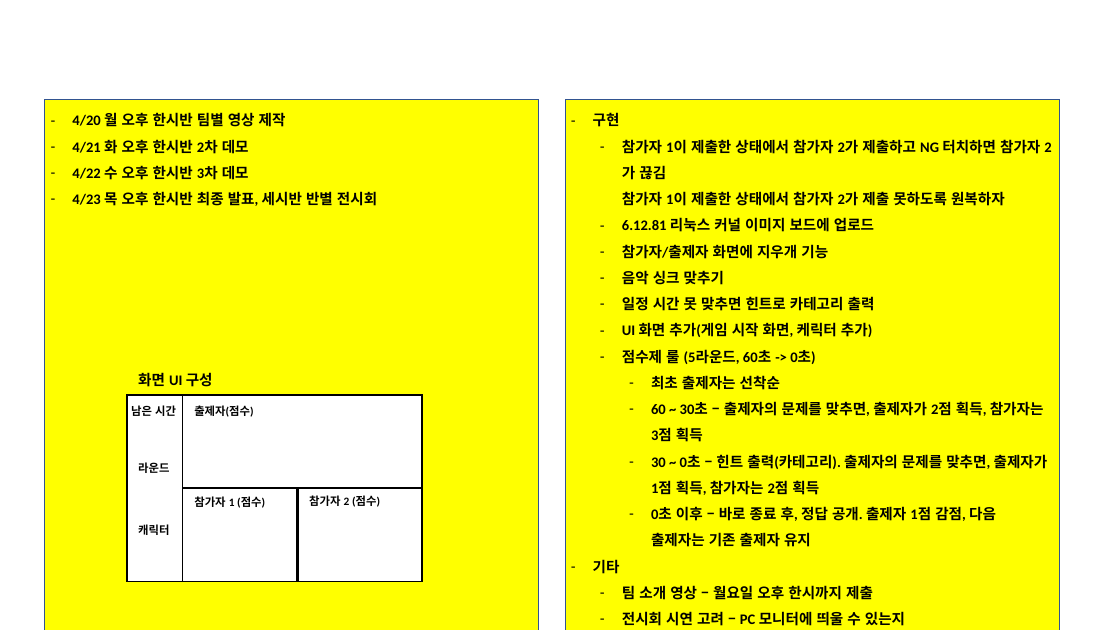
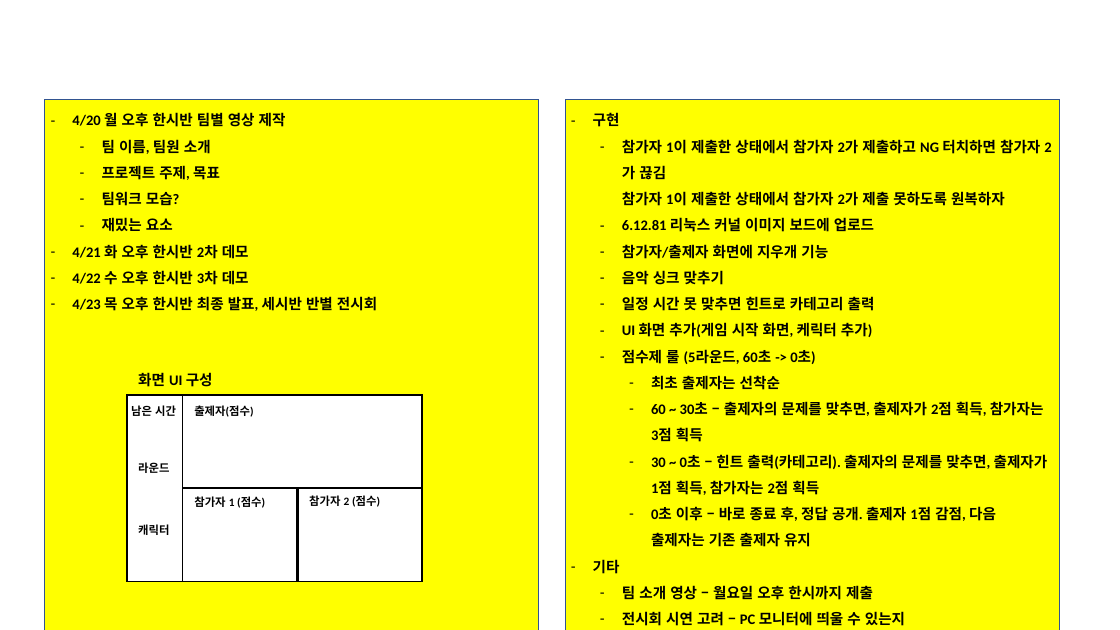
Before and after one commit to jewon1230-wq/For_transfer_files_jw, a slide deck: slide 15 of LG_부트캠프_12기_C반_프로젝트일정_및_최종제출결과물_3팀/LG_부트캠프_12기_C반_최종결과물(3팀)/결과보고서/4.LG_부트캠프_12기_C반_결과보고서(3팀)_v1.pptx (slide 7 before the commit). Drawn at 1120x630 pixels with LibreOffice and Linux fonts; fonts in the diff are those of the drawing; background and template pictures are left out. Boxes give left, top, right and bottom in pixels: in the first picture for what was removed or moved away, otherwise in the second. Text is boxed around its words. In the diff, an @@ line names an element or a change of style, - is before the commit and + after.

```diff
--- a/LG_부트캠프_12기_C반_프로젝트일정_및_최종제출결과물_3팀/LG_부트캠프_12기_C반_최종결과물(3팀)/결과보고서/4.LG_부트캠프_12기_C반_결과보고서(3팀)_v1.pptx
+++ b/LG_부트캠프_12기_C반_프로젝트일정_및_최종제출결과물_3팀/LG_부트캠프_12기_C반_최종결과물(3팀)/결과보고서/4.LG_부트캠프_12기_C반_결과보고서(3팀)_v1.pptx
@@ text in rectangle at (102, 137, 220, 232): paragraphs added @@
+  – 팀 이름, 팀원 소개
+  – 프로젝트 주제, 목표
+  – 팀워크 모습?
+  – 재밌는 요소
```
Also in this commit, not shown: 2 other slides changed, 6 slides removed, 4 other files.
